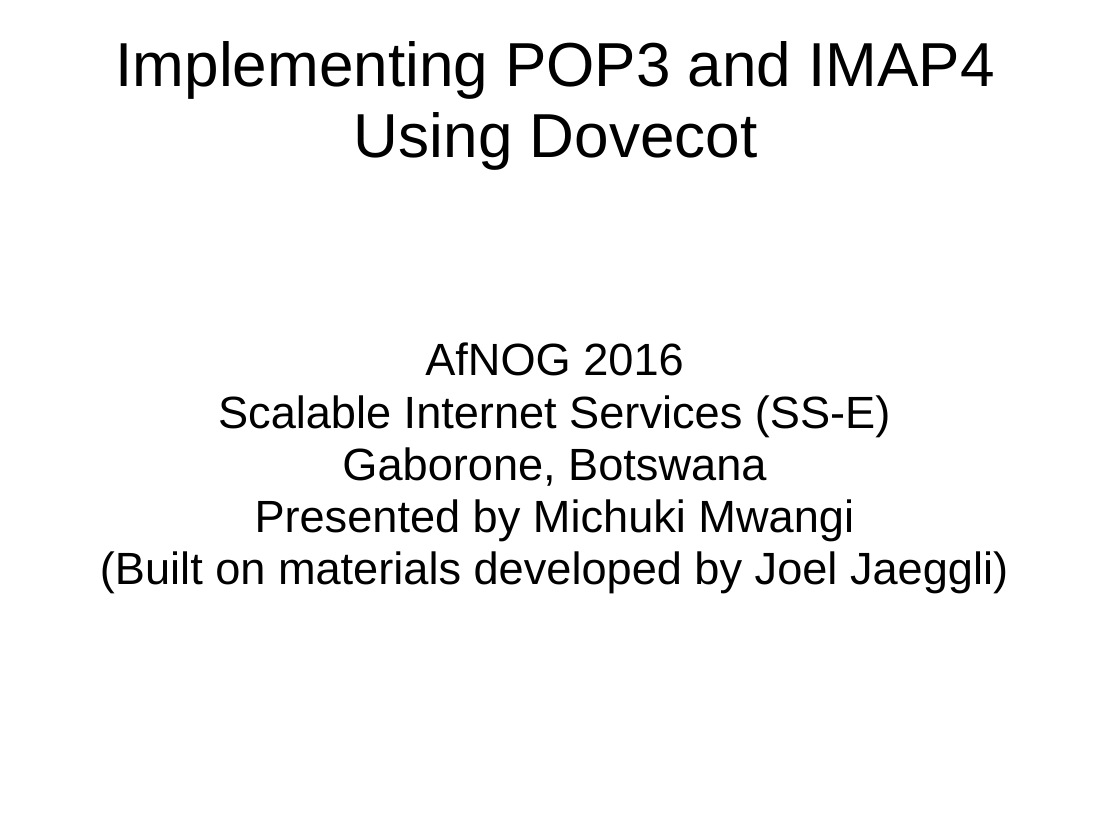
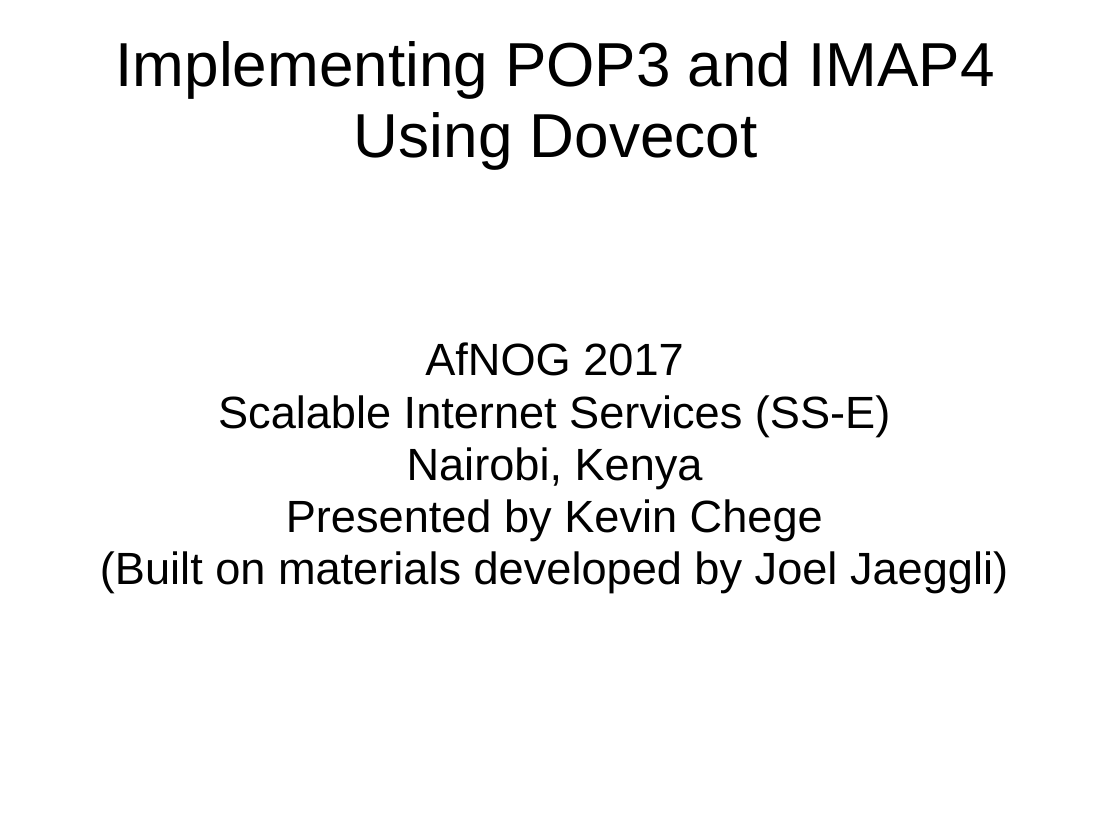
Before and after one commit to afnog/afnog.github.io, a slide deck: slide 1 of sse/dovecot/dovecot-intro.ppt. Drawn at 1120x840 pixels with LibreOffice and Linux fonts; fonts in the diff are those of the drawing. Boxes give left, top, right and bottom in pixels: in the first picture for what was removed or moved away, otherwise in the second. Text is boxed around its words. In the diff, an @@ line names an element or a change of style, - is before the commit and + after.

```diff
--- a/sse/dovecot/dovecot-intro.ppt
+++ b/sse/dovecot/dovecot-intro.ppt
@@ subtitle at (425,342,683,376): text changed @@
-AfNOG 2016
+AfNOG 2017
@@ subtitle at (286,447,823,540): text changed @@
-Gaborone, Botswana
-Presented by Michuki Mwangi
+Nairobi, Kenya
+Presented by Kevin Chege
```
Also in this commit, not shown: 1 other slide changed, 5 other files.
